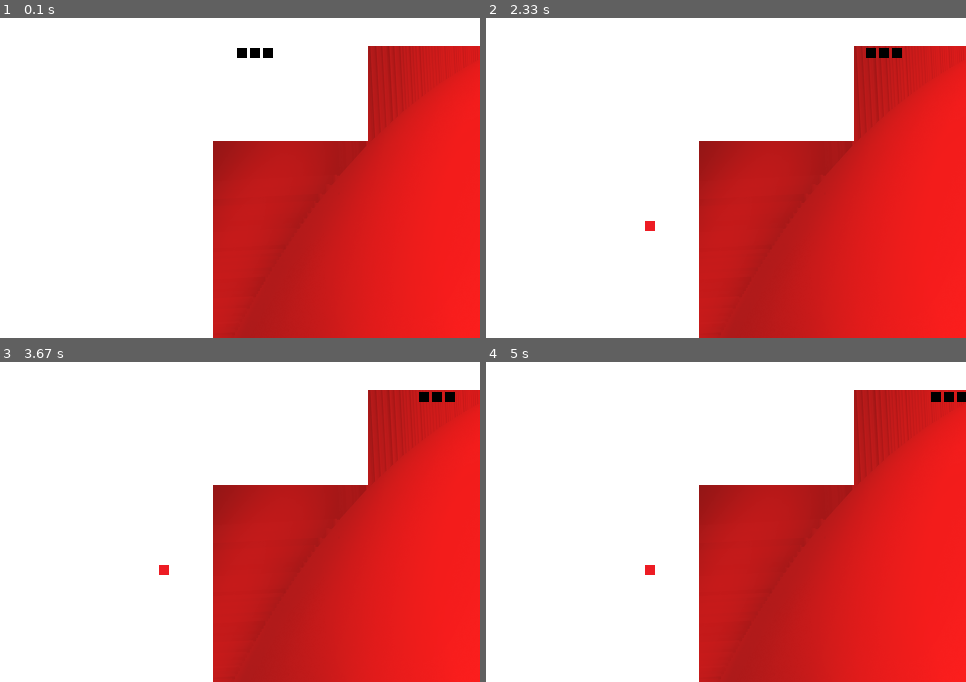
Above: before the commit, frames 1-4 (two rows, left to right).
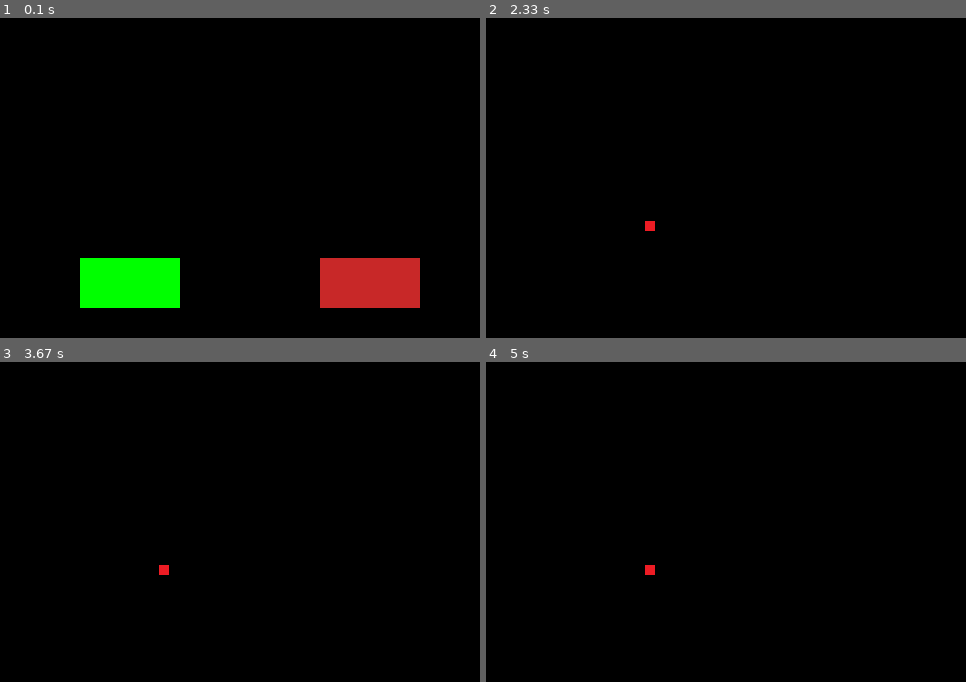
Above: after the commit, the same moments.

Repository: justinwlin/Python-Data-Structure
Game: pygame game, started from Pygame/Snake/Snake.py
Two runs of this game, one before a commit and one after it. Both use one fixed random seed, a clock stepped at 60 frames per second and the inputs below.
Inputs:
- Up to frame 1 (0.1 s): no input
- Up to frame 2 (2.33 s): hold C 0.33-0.8 s; hold Right 0.33-0.8 s; hold L 0.83-1.3 s; hold Right 0.83-1.3 s; hold O 1.33-1.8 s; hold Right 1.33-1.8 s; tap L at 1.83 s
- Up to frame 3 (3.67 s): hold P 2.47-3.02 s; hold Right 2.47-3.02 s; tap C at 3.05 s
- Up to frame 4 (5 s): hold P 3.72-4.27 s; hold Right 3.72-4.27 s; hold C 4.3-4.85 s; tap - at 4.88 s

The runs differ from the first frame. In frame 1, 98% of the frame differs, in the area x 0-100%, y 0-100%; in frame 2, 100%; in frame 3, 100%; in frame 4, 100%.

Commit message:
Updating

Diff:
--- a/Pygame/Snake/Archive/CleaningUpSnake.py
+++ b/Pygame/Snake/Archive/CleaningUpSnake.py
@@ -91,6 +91,7 @@
 #GAME UPDATE
 while not done:
     clock.tick(clockSpeed)
+    pygame.draw.ellipse(s, BLUE, [100, 100, 200, 50])
     for e in pygame.event.get():
         if e.type == KEYDOWN:
             if e.key == K_UP and dirs != 0:
--- a/Pygame/Snake/Snake.py
+++ b/Pygame/Snake/Snake.py
@@ -74,6 +74,9 @@
 
 #Set initial score
 score = 0
+
+#Sets up Speed
+speed = 1
 
 #Set up a clock
 appleClock = 0
@@ -151,9 +154,22 @@
 #Setting up Background:
 #Initializing Images
 blueBG = pygame.image.load("Images/Small-mario.png").convert()
+introBG = pygame.image.load("Images/introBGTest.jpg").convert()
+
+BGlist = []
+BGlist.append((introBG, "Test1"))
+BGlist.append((blueBG, "Test2"))
+BGindex = 0
+
+#Music List
+BGmusic = []
+BGmusic.append('Music/angel.wav')
+BGmusic.append('Music/naruto.wav')
+BGmusicindex = 0
+
 
 #Setting Music
-pygame.mixer.music.load('Music/naruto.wav')
+pygame.mixer.music.load(BGmusic[BGmusicindex])
 pygame.mixer.music.set_endevent(pygame.constants.USEREVENT)
 pygame.mixer.music.play()
 
@@ -166,6 +182,17 @@
     textrect.centery = screen.get_rect().centery
     screen.blit(text, textrect)
 
+def createText(str, x, y):
+    basicFont = pygame.font.SysFont(FONT, 24)
+    basicFont.render
+    text = basicFont.render(str, True, BLACK)
+    screen.blit(text, (x, y))
+
+def createbutton(color, x, y):
+    widthButton = 100
+    heightButton = 50
+
+    rect = pygame.draw.rect(screen, color, [x,y, widthButton, heightButton])
 #initialize Joystick
 joystickExist = False
 if pygame.joystick.get_count() >= 1:
@@ -199,6 +226,7 @@
                 elif event.key == pygame.K_q:
                     pygame.quit()
                     quit()
+
         screen.fill(WHITE)
         textToScreen("PAUSED")
         pygame.display.update()
@@ -215,15 +243,55 @@
 
 def start():
     start = True
+    right = False
+    left = True
+
+    colorLeft = bright_green
+    colorRight = REDBUTTON
+
     while start:
-        pass
-
-
+        screen.fill(RED)
+        screen.blit(introBG, (0, 0))
+
+        createbutton(colorLeft, width_screen / 6, height_screen / 4 * 3)
+        createbutton(colorRight, width_screen / 6 * 4, height_screen / 4 * 3)
+
+        #pygame.draw.rect(screen, GREENBUTTON, [width_screen / 6, height_screen / 10 * 7, 100, 50])
+        for event in pygame.event.get():
+            if event.type == pygame.QUIT:
+                pygame.quit()
+                quit()
+            if event.type == pygame.KEYDOWN:
+                if event.key == pygame.K_c:
+
+                    print("hi")
+                    #start = False
+                if event.key == pygame.K_RIGHT:
+                    colorRight = bright_red
+                    colorLeft = GREENBUTTON
+                if event.key == pygame.K_LEFT:
+                    colorLeft = bright_green
+                    colorRight = REDBUTTON
+                if event.key == pygame.K_c:
+                    start = False
+
+        pygame.display.update()
+        clock.tick(20)
+
+
+gameStart = True
+gameIntro = True
 while not done:
+    screen.fill(WHITE)
+    screen.blit(BGlist[BGindex][0], (0, 0))
+    # Clear screen
+    if gameStart:
+        start()
+        gameStart = False
 
     #CLOCK
     appleClock += 1
-    if appleClock % 10 == 0:
+    if appleClock % (clockTick * 2)== 0:
         appleClock = 0
         x = (random.randint(0, width_screen)) - (segment_width + segment_margin) * i
         y = (random.randint(0, height_screen)) - (segment_width + segment_margin) * i
@@ -236,15 +304,6 @@
         if event.type == pygame.QUIT:
             done = True
 
-        # Set the speed based on the key pressed
-        # We want the speed to be enough that we move a full
-        # segment, plus the margin.
-
-        #JOY STICK CONTROL
-        # while intro:
-        #     pass
-        #     #Passing in intro parameter, Start with GreenButton Lit, and Redbutton Unlit
-        #     #game_intro(intro, True, False)
         if joystickExist:
             for i in range(hats):
                 hat = joystick.get_hat(i)
@@ -268,7 +327,6 @@
                     pygame.time.wait(1)
                     paused()
         #------------------------------------
-        move = 0
         if event.type == pygame.KEYDOWN:
             if event.key == pygame.K_LEFT and dir != 1:
                 dir = 3
@@ -296,13 +354,20 @@
             if event.key == pygame.K_MINUS:
                 if clockTick != 1:
                     clockTick -= 1
+            if event.key == pygame.K_l: #Controls changing the background
+                if BGindex != len(BGlist) - 1:
+                    BGindex += 1
+                else:
+                    BGindex = 0
+            if event.key == pygame.K_o:
+                pygame.mixer.music.stop()
+                BGmusicindex += 1
             if event.type == pygame.constants.USEREVENT:
-                pygame.mixer.music.load('naruto.wav')
+                pygame.mixer.music.load(BGmusic[BGmusicindex])
                 pygame.mixer.music.play()
 
 
-    # Get rid of last segment of the snake
-    # .pop() command removes last item in list
+    # Get rid of last segment of the snake .pop() command removes last item in list
     old_segment = snake_segments.pop()
     allspriteslist.remove(old_segment)
     snakespritelist.remove(old_segment)
@@ -319,6 +384,7 @@
     #Collision Detection with Apple Sprite:
     collide = False
     collide = pygame.sprite.spritecollide(snake_segments[0], applespriteslist, True)
+
     if collide:
         score += 1
         for i in range(1):
@@ -340,14 +406,16 @@
 
     # -- Draw everything
 
-    # Clear screen
-    screen.fill(WHITE)
 
     #Background Image
-    screen.blit(blueBG, (0, 0))
+    #screen.blit(blueBG, (0, 0))
     #TEXT
     if joystickExist:
         textToScreen(str(hat))
+
+    createText("Speed: " + str(clockTick), 5, 0)
+    createText("Music: " + str(), 5, 20)
+
     #Drawing Sprites
     allspriteslist.draw(screen)
 
--- /dev/null
+++ b/Pygame/Snake/testing.py
@@ -0,0 +1,85 @@
+
+# Import a library of functions called 'pygame'
+import pygame
+
+# Initialize the game engine
+pygame.init()
+
+# Define the colors we will use in RGB format
+black = (0, 0, 0)
+white = (255, 255, 255)
+blue = (0, 0, 255)
+green = (0, 255, 0)
+red = (255, 0, 0)
+
+pi = 3.141592653
+
+# Set the height and width of the screen
+size = [400, 300]
+screen = pygame.display.set_mode(size)
+
+pygame.display.set_caption("Example code for the draw module")
+
+# Loop until the user clicks the close button.
+done = False
+clock = pygame.time.Clock()
+
+while not done:
+
+    for event in pygame.event.get():
+        if event.type == pygame.QUIT:
+            done = True
+
+    # All drawing code happens after the for loop and but
+    # inside the main while done==False loop.
+
+    # Clear the screen and set the screen background
+    screen.fill(white)
+
+    # Draw on the screen a green line from (0,0) to (50.75)
+    # 5 pixels wide.
+    pygame.draw.line(screen, green, [0, 0], [50, 30], 5)
+
+    # Draw on the screen a green line from (0,0) to (50.75)
+    # 5 pixels wide.
+    pygame.draw.lines(screen, black, False, [[0, 80], [50, 90], [200, 80], [220, 30]], 5)
+
+    # Draw on the screen a green line from (0,0) to (50.75)
+    # 5 pixels wide.
+    pygame.draw.aaline(screen, green, [0, 50], [50, 80], True)
+
+    # Draw a rectangle outline
+    pygame.draw.rect(screen, black, [75, 10, 50, 20], 2)
+
+    # Draw a solid rectangle
+    pygame.draw.rect(screen, black, [150, 10, 50, 20])
+
+    # Draw an ellipse outline, using a rectangle as the outside boundaries
+    pygame.draw.ellipse(screen, red, [225, 10, 50, 20], 2)
+
+    # Draw an solid ellipse, using a rectangle as the outside boundaries
+    pygame.draw.ellipse(screen, red, [300, 10, 50, 20])
+
+    # This draws a triangle using the polygon command
+    pygame.draw.polygon(screen, black, [[100, 100], [0, 200], [200, 200]], 5)
+
+    # Draw an arc as part of an ellipse.
+    # Use radians to determine what angle to draw.
+    pygame.draw.arc(screen, black, [210, 75, 150, 125],  0, pi / 2, 2)
+    pygame.draw.arc(screen, green, [210, 75, 150, 125],  pi / 2, pi, 2)
+    pygame.draw.arc(screen, blue,  [210, 75, 150, 125],  pi, 3 * pi / 2, 2)
+    pygame.draw.arc(screen, red,   [210, 75, 150, 125], 3 * pi / 2, 2 * pi, 2)
+
+    # Draw a circle
+    pygame.draw.circle(screen, blue, [60, 250], 40)
+
+    # Go ahead and update the screen with what we've drawn.
+    # This MUST happen after all the other drawing commands.
+    pygame.display.flip()
+
+    # This limits the while loop to a max of 10 times per second.
+    # Leave this out and we will use all CPU we can.
+    clock.tick(60)
+
+# Be IDLE friendly
+pygame.quit()
Binary file added: Pygame/Snake/Images/introBGTest.jpg
Not shown, added: Pygame/Snake/Music/angel.wav
